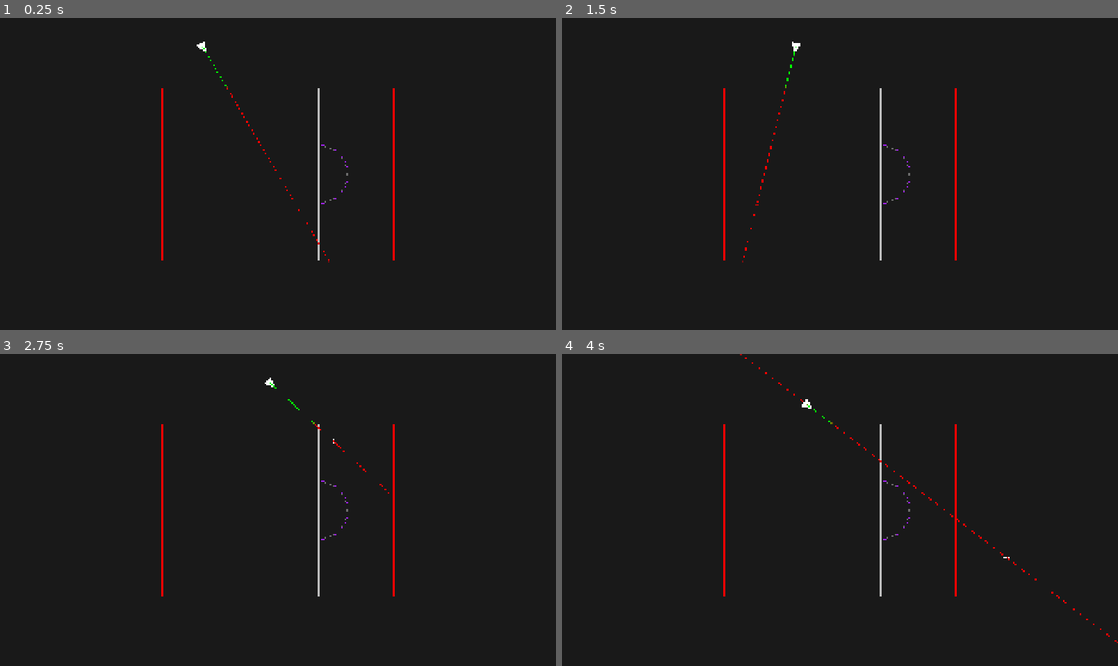
Above: before the commit, frames 1-4 (two rows, left to right).
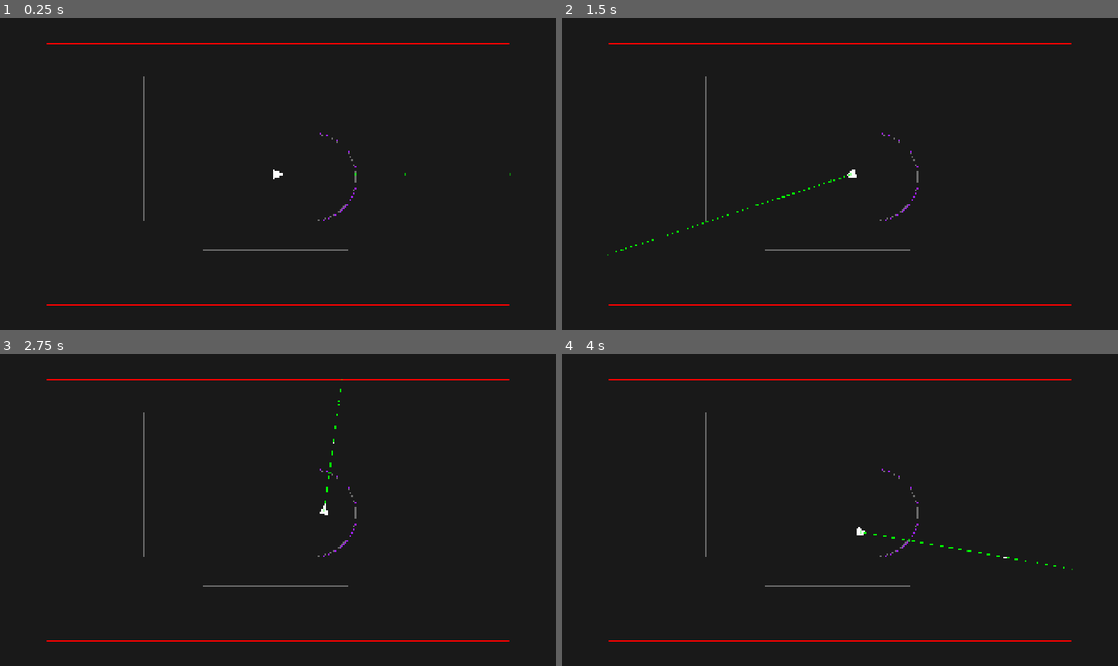
Above: after the commit, the same moments.

Repository: AlonKellner-RedHat/ricochet-game-v2
Game: Godot game, scene res://scenes/main.tscn
The game is run twice, just before and just after one commit, with the same random seed, the same clock (stepped at 60 frames per second) and the same inputs. This scene is started directly instead of the project's main scene.
Inputs (mouse positions are in pixels of both pictures, inside the frame that each line leads up to):
- Up to frame 1 (0.25 s): no input
- Up to frame 2 (1.5 s): tap Enter at 0.5 s; move the mouse to (962, 158) at 0.52 s; hold D (move_right) 0.53-1.25 s; hold Space (fire) 0.53-1.25 s; click (962, 158) at 0.67 s; drag from (728, 189) to (812, 236) at 1.27 s
- Up to frame 3 (2.75 s): tap Space (fire) at 2 s; move the mouse to (333, 441) at 2.02 s; hold D (move_right) from 2.03 s (still down); tap Alt at 2.1 s
- Up to frame 4 (4 s): release D (move_right) at 2.75 s; drag from (812, 572) to (673, 463) at 2.77 s; tap Enter at 3.5 s; move the mouse to (1006, 556) at 3.52 s; hold A (move_left) from 3.53 s (still down); tap G at 3.6 s

The runs differ from the first frame. In frame 1, 1.8% of the frame differs, in the area x 8-92%, y 7-93%; in frame 2, 1.9%; in frame 3, 1.8%; in frame 4, 2.0%, in the area x 8-100%, y 0-93%.

Commit message:
Expand test scene: larger room, mirrors, inversion arc
- Room expanded to (160,90,1600,900) — nearly full screen
- Player back to center (960,540)
- 3 left-side mirrors: vertical at x=500, vertical at x=1400,
  horizontal at y=800
- 1 right-side mirror: vertical at x=960
- 1 circle inversion arc: center ~(1100,550) r~150, right side
- Removed old passthrough lines

Co-Authored-By: Claude Opus 4.6 <noreply@anthropic.com>

Diff:
--- a/scenes/main.tscn
+++ b/scenes/main.tscn
@@ -12,8 +12,10 @@
 
 [node name="Main" type="Node2D" unique_id=1606209940]
 script = ExtResource("2")
-passthrough_lines = Array[Vector4]([Vector4(800, 240, 800, 840), Vector4(1100, 240, 1100, 840)])
-inversion_left_arcs = PackedFloat64Array(1100, 440, 1100, 640, 1200, 540)
+room_rect = Rect2(160, 90, 1600, 900)
+mirror_lines = Array[Vector4]([Vector4(500, 200, 500, 700), Vector4(1400, 300, 1400, 800), Vector4(700, 800, 1200, 800)])
+mirror_right_lines = Array[Vector4]([Vector4(960, 200, 960, 500)])
+inversion_left_arcs = PackedFloat64Array(1100, 400, 1100, 700, 1230, 550)
 
 [node name="Background" type="ColorRect" parent="." unique_id=1610522736]
 offset_right = 1920.0
@@ -27,7 +29,7 @@
 shape = SubResource("floor_shape")
 
 [node name="Player" parent="." unique_id=636081454 instance=ExtResource("1")]
-position = Vector2(700, 100)
+position = Vector2(960, 540)
 
 [node name="Cursor" type="Node2D" parent="." unique_id=114423737]
 script = ExtResource("3")
--- a/tests/test_stage2_player.gd
+++ b/tests/test_stage2_player.gd
@@ -18,7 +18,7 @@
 	assert_eq(circle.radius, 12.0, "Player collision radius should be 12")
 
 func test_stage2_player_initial_position() -> void:
-	assert_eq(_player.position, Vector2(700, 100), "Player should spawn at configured position")
+	assert_eq(_player.position, Vector2(960, 540), "Player should spawn at configured position")
 
 func test_stage2_player_moves_on_input() -> void:
 	var start_pos := _player.position
